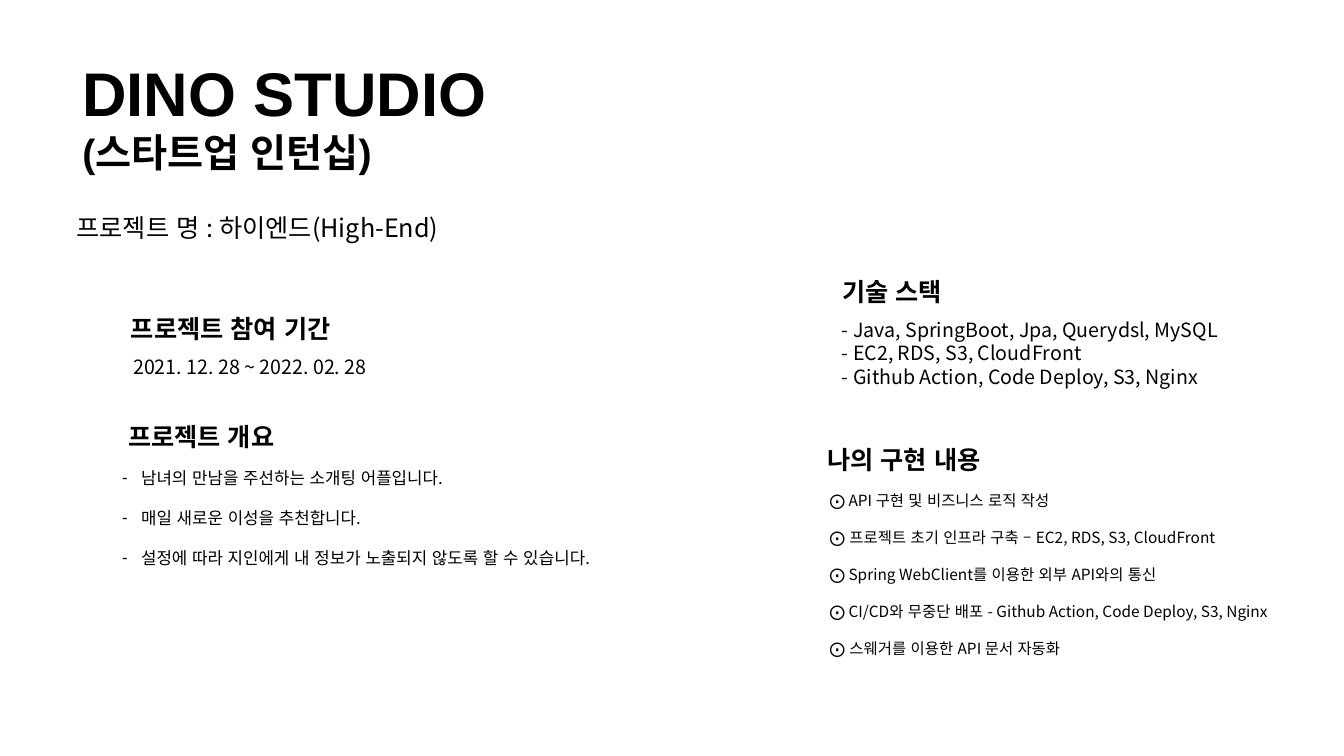
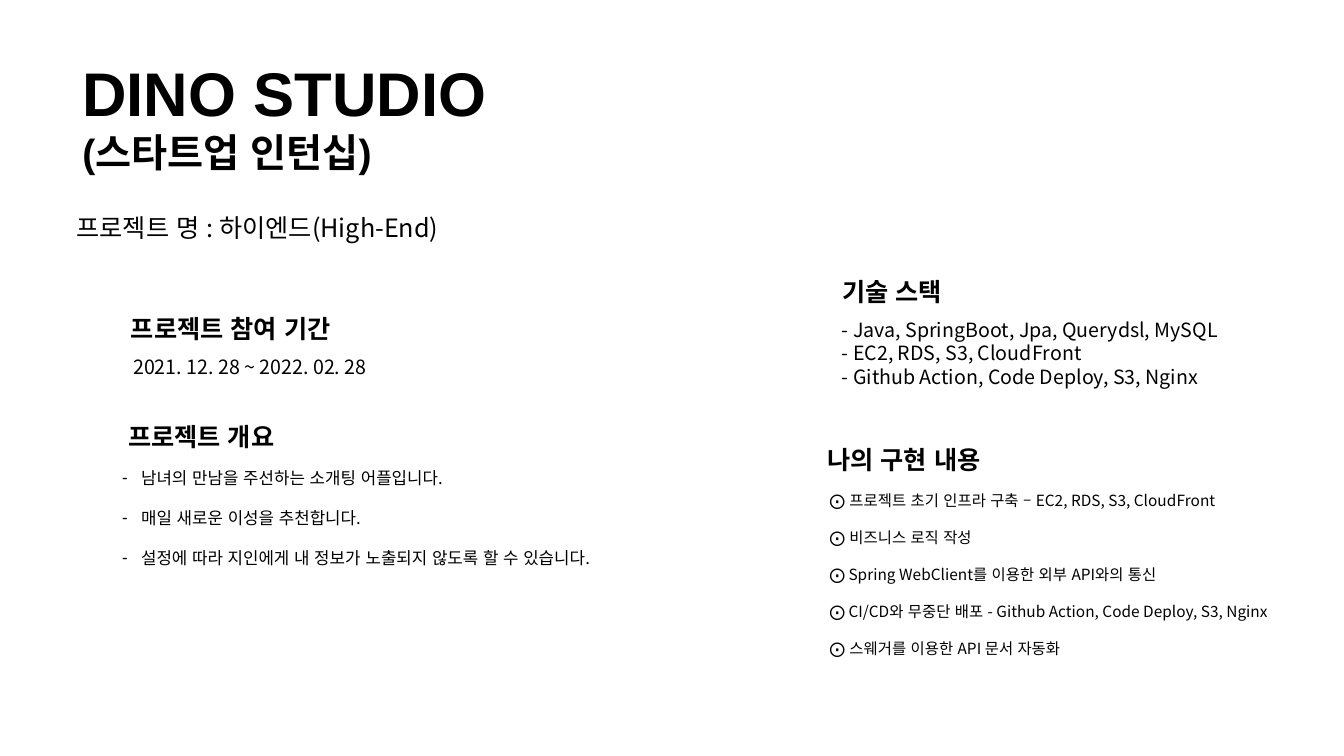
Before and after one commit to ohjinhokor/PortFolio, a slide deck: slide 11 of 오진호 포트폴리오.pptx (slide 7 before the commit). Drawn at 1344x756 pixels with LibreOffice and Linux fonts; fonts in the diff are those of the drawing; background and template pictures are left out. Boxes give left, top, right and bottom in pixels: in the first picture for what was removed or moved away, otherwise in the second. Text is boxed around its words. In the diff, an @@ line names an element or a change of style, - is before the commit and + after.

```diff
--- a/오진호 포트폴리오.pptx
+++ b/오진호 포트폴리오.pptx
@@ text at [849,493,1049,508]: paragraph removed @@
-⨀ API 구현 및 비즈니스 로직 작성
@@ text at [849,530,971,545]: paragraph added @@
+⨀ 비즈니스 로직 작성
```
Also in this commit, not shown: 9 other slides changed, 5 slides added, 2 slides removed, 1 other file.
